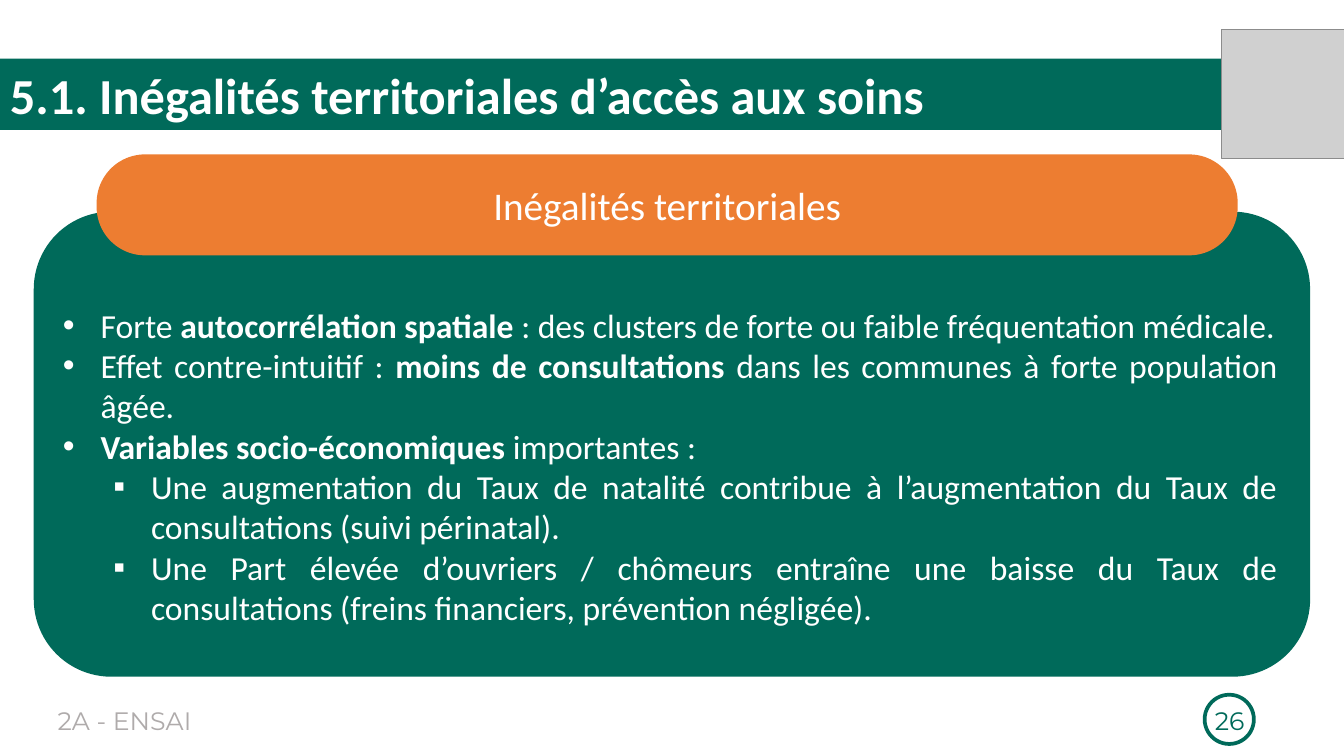
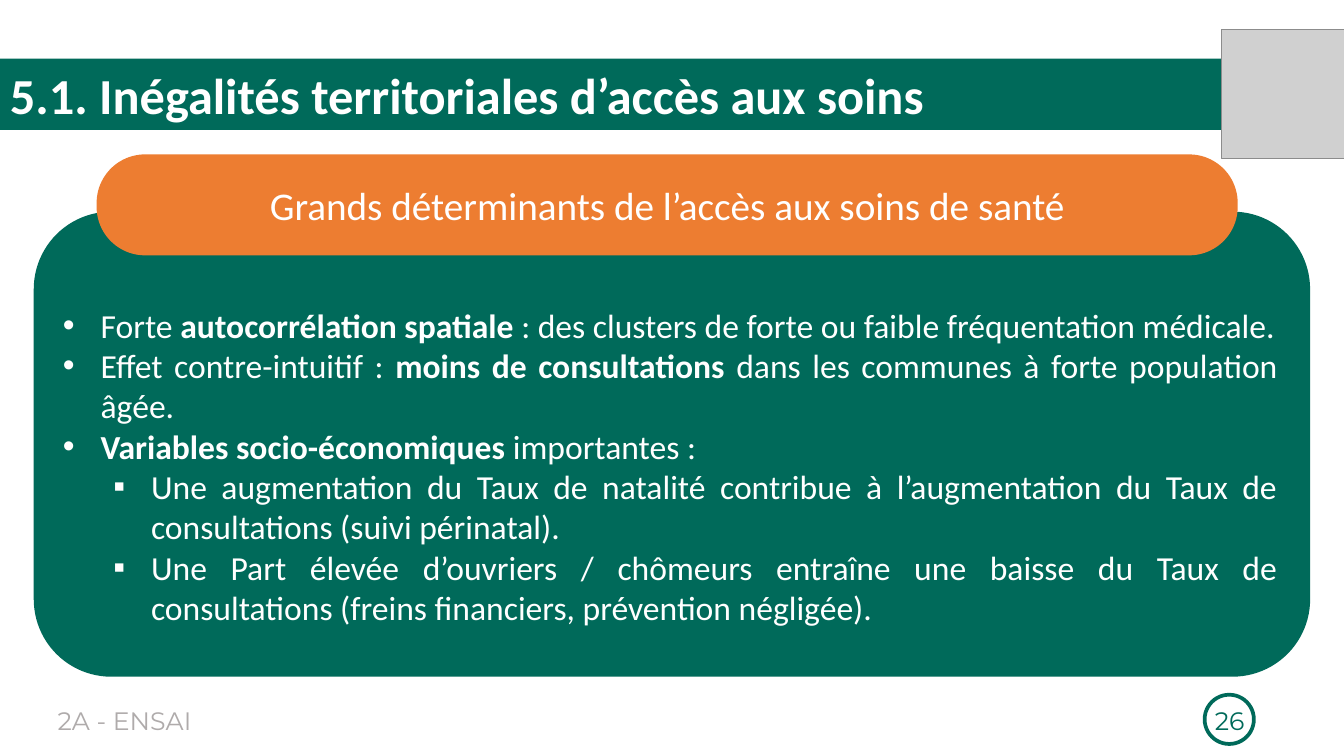
Before and after one commit to Richard-GOZAN/Projet-Stat-2A-Ensai, a slide deck: slide 26 of Présentation/Soutenance_Groupe25.pptx. Drawn at 1344x756 pixels with LibreOffice and Linux fonts; fonts in the diff are those of the drawing; grey boxes stand for pictures. Boxes give left, top, right and bottom in pixels: in the first picture for what was removed or moved away, otherwise in the second. Text is boxed around its words. In the diff, an @@ line names an element or a change of style, - is before the commit and + after.

```diff
--- a/Présentation/Soutenance_Groupe25.pptx
+++ b/Présentation/Soutenance_Groupe25.pptx
@@ text in rounded rectangle at box(270, 192, 1064, 221): text changed @@
-Inégalités territoriales
+Grands déterminants de l’accès aux soins de santé
```
Also in this commit, not shown: 6 other slides changed.
